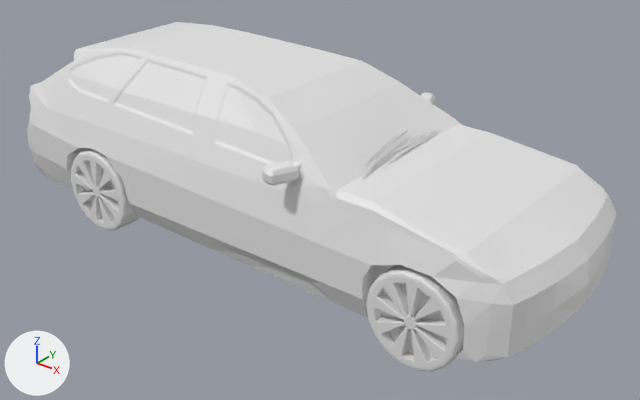
Renders of the FBX model project/Assets/Models/Auto2.FBX from each side of a commit.
Before and after are seen from a camera (50 mm lens) standing at (10.37, -11.09, 8.45) and looking at (0.74, 0.93, 0.99). The axes (+X, +Y, +Z) are drawn at lower left. The lights are the same throughout. Materials are left out; every surface is plain grey. Vertices at the same position are counted once.
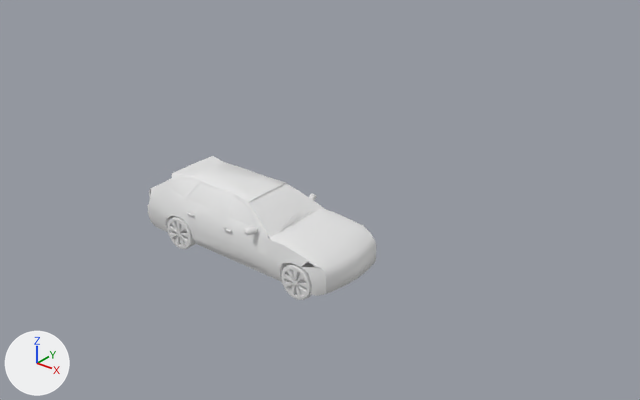
The edits, one by one:
me_mesh is used by ob_plane005; location (0.15, 0.93, 0.0); rotation (1.571, 0.0, 0.0), in degrees (90, 0, 0); scale (0.0645, 0.0645, 0.0645).
me_mesh had 2341 vertices, 4378 faces and spanned x -93.0..93.0, y -1.0..55.0, z -38.0..38.0.
me_mesh now has 2480 vertices, 2600 faces and spans x -93.0..93.0, y -1.0..55.0, z -39.0..39.0.
me_mesh part 1: 8 vertices moved from x -90.0..-69.0, y 33.0..47.0, z -24.0..25.0 to x -90.0..-67.0, y 33.0..47.0, z -27.0..27.0; 193 vertices removed from x -93.0..-37.0, y 7.0..55.0, z -28.0..28.0; 147 vertices added at x -89.0..-57.0, y 28.0..55.0, z -28.0..28.0.
me_mesh part 2: 10 vertices moved within x -6.0..23.0, y 20.0..53.0, z -34.0..34.0; 141 vertices removed from x -29.0..93.0, y 6.0..55.0, z -38.0..38.0; 109 vertices added at x 8.0..75.0, y 34.0..53.0, z -39.0..39.0.
me_mesh part 3: 1 vertex added at x 75.0, y 34.0, z 26.0.
Object 'Plane005' (ob_plane005) moves from (0.15, 0.93, 0.0) to (0.0, 0.0, 0.0).
Object 'Plane005' (ob_plane005) is rescaled from (0.0645, 0.0645, 0.0645) to (0.0254, 0.0254, 0.0254).

Boxes [x1, y1, x2, y2] around the edits, measured in the pictures (640 x 400 px; the box of a moved part takes in the faces that stretch with it):
'Plane005', reshaped, moved, rescaled (61% narrower, 59% shorter)
    before: [27, 22, 616, 372]
    after: [148, 156, 376, 300]
part 1 of me_mesh, moved or reshaped
    before: [31, 22, 244, 125]
    after: [150, 156, 223, 207]
part 2 of me_mesh, moved or reshaped
    before: [128, 32, 607, 333]
    after: [193, 177, 371, 257]
part 3 of me_mesh, added
    after: [283, 234, 339, 267]
